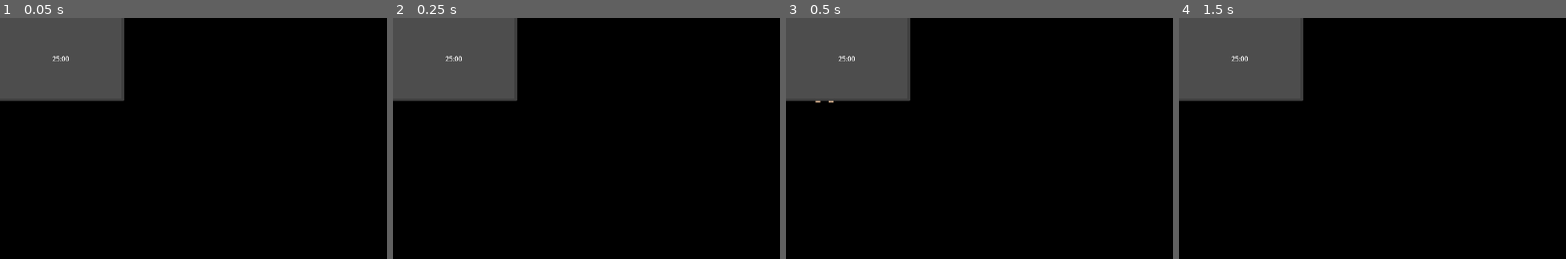
Above: before the commit, frames 1-4 (left to right).
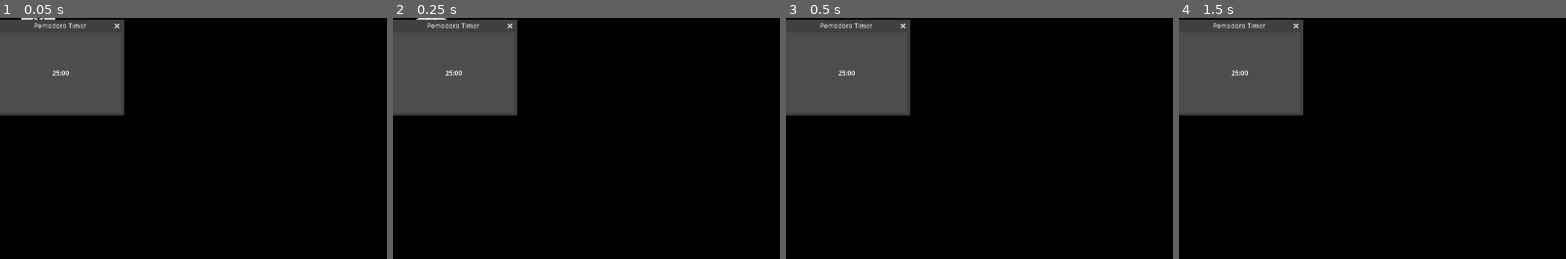
Above: after the commit, the same moments.

Repository: AkiraEgawa/desktop-pet
Game: Godot game, scene res://Main.tscn
Same seed, same stepped clock (60 frames per second), same inputs: the game is played once before the commit and once after it.
Inputs (mouse positions are % of the whole screen's width and height, from its top left):
- Up to frame 1 (0.05 s): no input
- Up to frame 2 (0.25 s): no input
- Up to frame 3 (0.5 s): no input
- Up to frame 4 (1.5 s): tap Enter at 0.5 s; drag from (5, 12) to (60, 28) at 0.52 s; drag from (30, 55) to (45, 70) at 1.27 s
The pictures show only the part of the screen within x 0-50%, y 0-50%; the shares and areas given below are measured in that part.

The runs differ from the first frame. In frame 1, 2.6% of the frame differs, in the area x 0-33%, y 0-41%; in frame 2, 2.6%; in frame 3, 2.6%; in frame 4, 2.6%.

Commit message:
Added menu open/close

Diff:
--- a/Main.tscn
+++ b/Main.tscn
@@ -1,16 +1,67 @@
-[gd_scene load_steps=15 format=3 uid="uid://n1dbxval3i8"]
-
+[gd_scene load_steps=16 format=3 uid="uid://n1dbxval3i8"]
+
+[ext_resource type="PackedScene" uid="uid://dm7b51pbx07u5" path="res://PetMenu.tscn" id="1_r0du0"]
 [ext_resource type="Script" uid="uid://c1gevb176dk2g" path="res://pet.gd" id="1_uu6xs"]
 [ext_resource type="Texture2D" uid="uid://oeqntvdj1ttg" path="res://shiba-san-sprite-sheet.png" id="2_uu6xs"]
 
 [sub_resource type="GDScript" id="GDScript_glv2v"]
 script/source = "extends Node2D
+
+@export var pet_menu_scene: PackedScene
+@onready var menu_container := $UI/MenuContainer
+@onready var pet := $Pet
+
+var menu_open = false
 
 # Called when the node enters the scene tree for the first time.
 func _ready():
 	DisplayServer.window_set_mode(DisplayServer.WINDOW_MODE_WINDOWED)
 	DisplayServer.window_set_flag(DisplayServer.WINDOW_FLAG_BORDERLESS, true)
 	get_tree().get_root().set_transparent_background(true)
+	pet.menu_requested.connect(show_pet_menu)
+
+
+func show_pet_menu(pet_pos: Vector2):
+	# remove previous menu
+	for child in menu_container.get_children():
+		child.queue_free()
+
+	# instantiate menu
+	var menu = pet_menu_scene.instantiate()
+	menu_container.add_child(menu)
+
+	# position menu around pet
+	menu.position = pet_pos
+	menu_open = true
+
+	# connect buttons
+	menu.get_node(\"TalkButton\").pressed.connect(func():
+		on_talk()
+		close_menu()
+	)
+	menu.get_node(\"InteractButton\").pressed.connect(func():
+		on_interact()
+		close_menu()
+	)
+	menu.get_node(\"ScheduleButton\").pressed.connect(func():
+		on_schedule()
+		close_menu()
+	)
+
+func on_talk():
+	print(\"Talk clicked\")
+
+func on_interact():
+	print(\"Interact clicked\")
+
+func on_schedule():
+	print(\"Schedule clicked\")
+
+func close_menu():
+	# remove menu
+	for child in menu_container.get_children():
+		child.queue_free()
+	menu_open = false
 "
 
 [sub_resource type="WorldBoundaryShape2D" id="WorldBoundaryShape2D_glv2v"]
@@ -94,6 +145,7 @@
 
 [node name="Main" type="Node2D"]
 script = SubResource("GDScript_glv2v")
+pet_menu_scene = ExtResource("1_r0du0")
 
 [node name="Floor" type="StaticBody2D" parent="."]
 position = Vector2(0, 1136)
@@ -121,6 +173,7 @@
 [node name="PomodoroWindow" type="Window" parent="."]
 oversampling_override = 1.0
 title = "Pomodoro Timer"
+position = Vector2i(0, 36)
 size = Vector2i(300, 200)
 always_on_top = true
 
@@ -140,4 +193,12 @@
 
 [node name="Timer" type="Timer" parent="PomodoroWindow"]
 
+[node name="UI" type="CanvasLayer" parent="."]
+
+[node name="MenuContainer" type="Control" parent="UI"]
+layout_mode = 3
+anchors_preset = 0
+offset_right = 40.0
+offset_bottom = 40.0
+
 [connection signal="input_event" from="Pet" to="Pet" method="_on_input_event"]
--- a/pet.gd
+++ b/pet.gd
@@ -4,6 +4,7 @@
 # Use DisplayServer here to get the full USABLE screen size dynamically
 @onready var screen_size = DisplayServer.screen_get_usable_rect().size
 @onready var anim = $AnimatedSprite2D
+signal menu_requested(global_position)
 
 var speed = 200 # Controls how fast PET walks
 var direction = 1 # Controls LEFT and RIGHT directions
@@ -17,6 +18,10 @@
 }
 var current_state: PetState = PetState.IDLE # Initial pet state
 var time_left = 5.0 						# Duration before we change states
+
+func _input_event(viewport, event, shape_idx):
+	if event is InputEventMouseButton and event.pressed and event.button_index == MOUSE_BUTTON_LEFT:
+		emit_signal("menu_requested", global_position)
 
 # Executes once when the node and all its children enter the scene tree
 func _ready():
Not shown: 1 places in PomodoroWindow.tscn that only renumber resources
